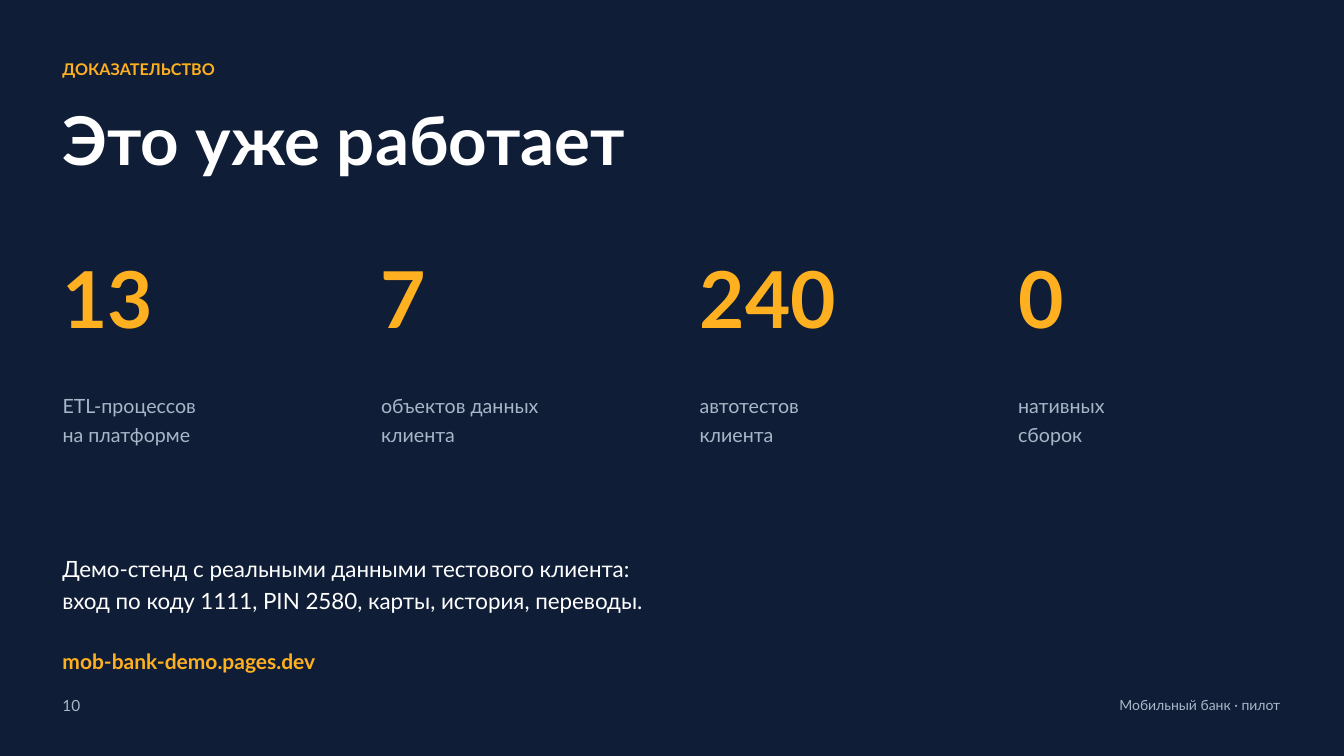
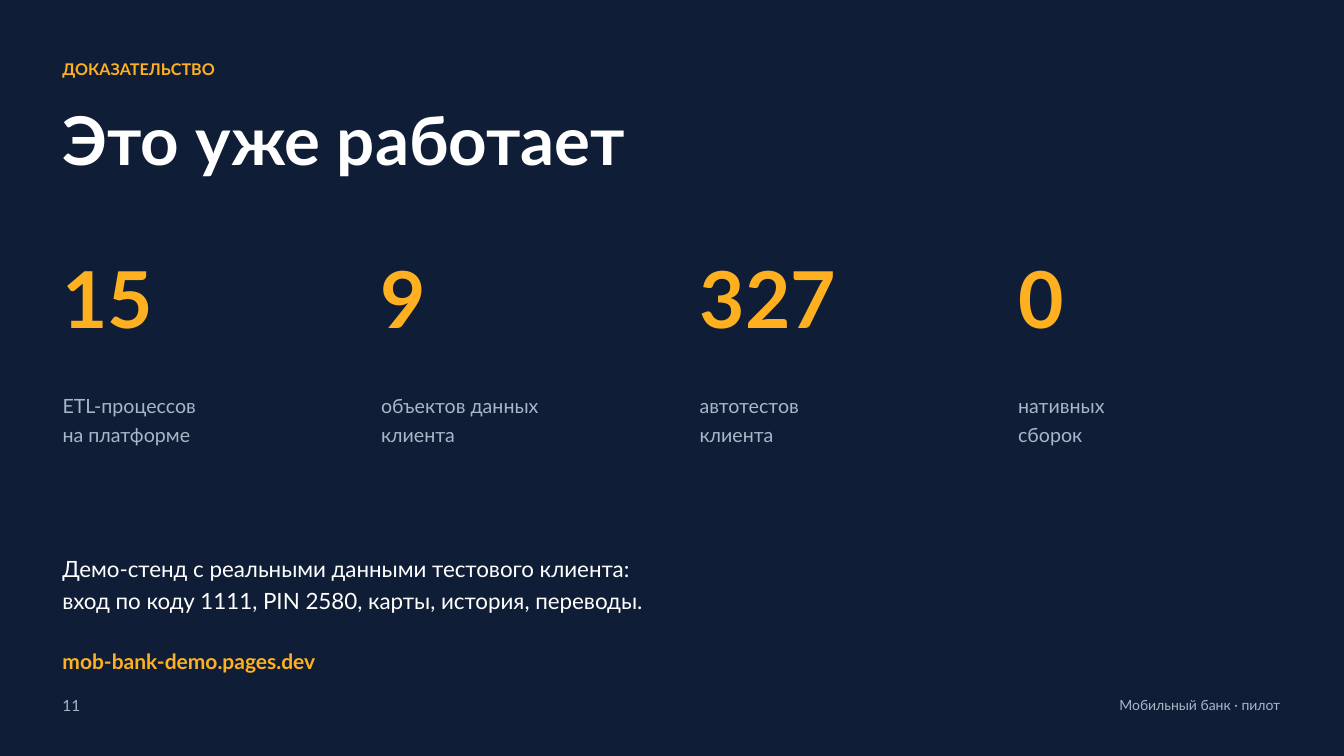
Before and after one commit to pankovivan/artifact-mvp-1-465v6r, a slide deck: slide 11 of assets/mob-bank-sales.pptx (slide 10 before the commit). Drawn at 1344x756 pixels with LibreOffice and Linux fonts; fonts in the diff are those of the drawing. Boxes give left, top, right and bottom in pixels: in the first picture for what was removed or moved away, otherwise in the second. Text is boxed around its words. In the diff, an @@ line names an element or a change of style, - is before the commit and + after.

```diff
--- a/assets/mob-bank-sales.pptx
+++ b/assets/mob-bank-sales.pptx
@@ text at (x1=62, y1=271, x2=153, y2=329): text changed @@
-13
+15
@@ text at (x1=381, y1=270, x2=426, y2=328): text changed @@
-7
+9
@@ text at (x1=700, y1=270, x2=836, y2=329): text changed @@
-240
+327
@@ text at (x1=62, y1=700, x2=80, y2=711): text changed @@
-10
+11
```
Also in this commit, not shown: 6 other slides changed, 1 slide added, 6 other files.
